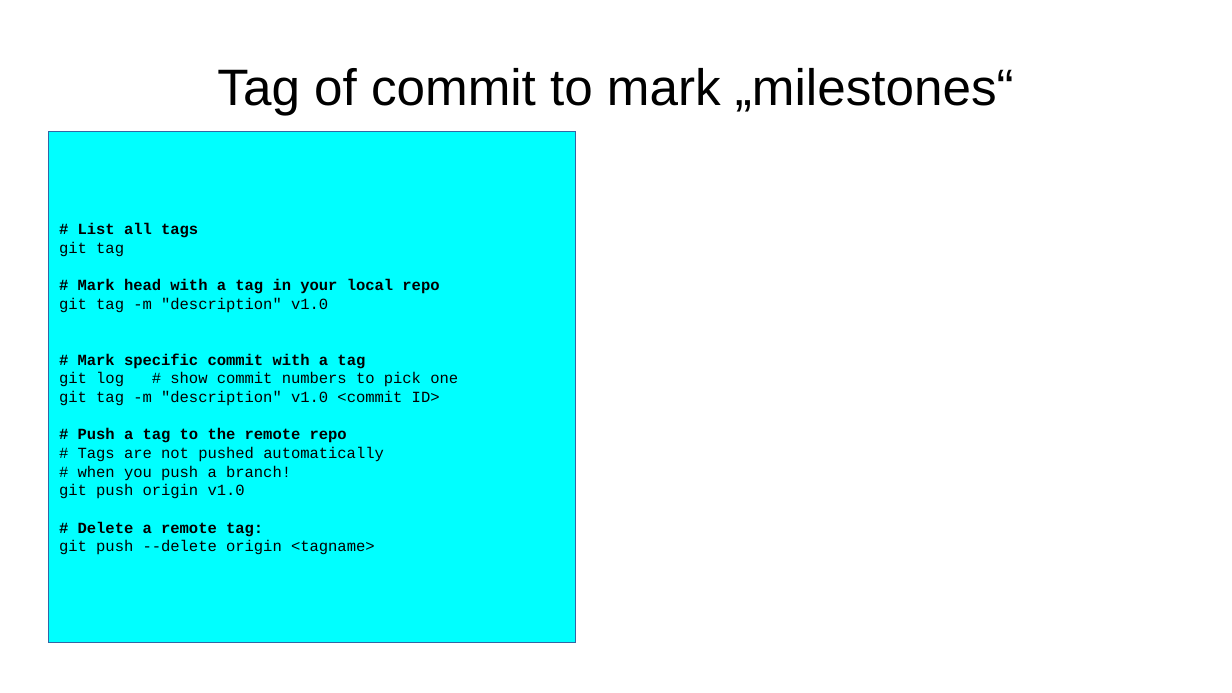
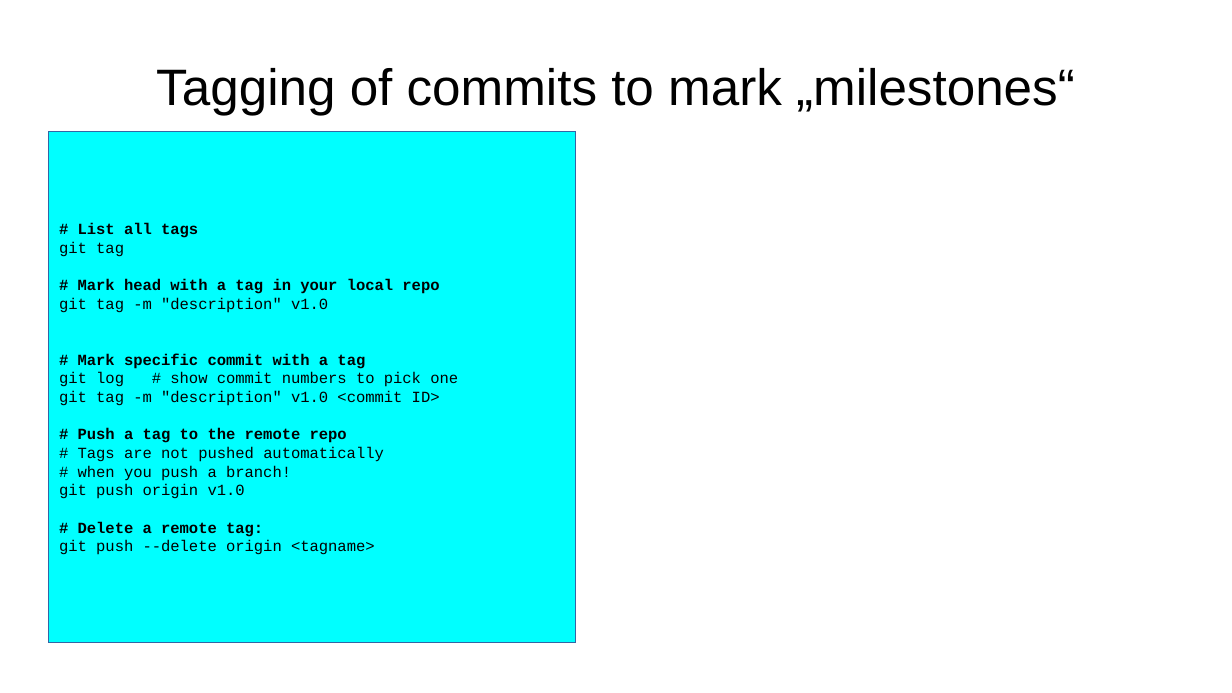
Before and after one commit to aryoda/git_essentials, a slide deck: slide 14 of Introduction to Git collaboration workflows.odp. Drawn at 1232x693 pixels with LibreOffice and Linux fonts; fonts in the diff are those of the drawing. Boxes give left, top, right and bottom in pixels: in the first picture for what was removed or moved away, otherwise in the second. Text is boxed around its words. In the diff, an @@ line names an element or a change of style, - is before the commit and + after.

```diff
--- a/Introduction to Git collaboration workflows.odp
+++ b/Introduction to Git collaboration workflows.odp
@@ title at (x1=156, y1=68, x2=1075, y2=116): text changed @@
-Tag of commit to mark „milestones“
+Tagging of commits to mark „milestones“
```
Also in this commit, not shown: 1 other slide changed, 1 slide added.
